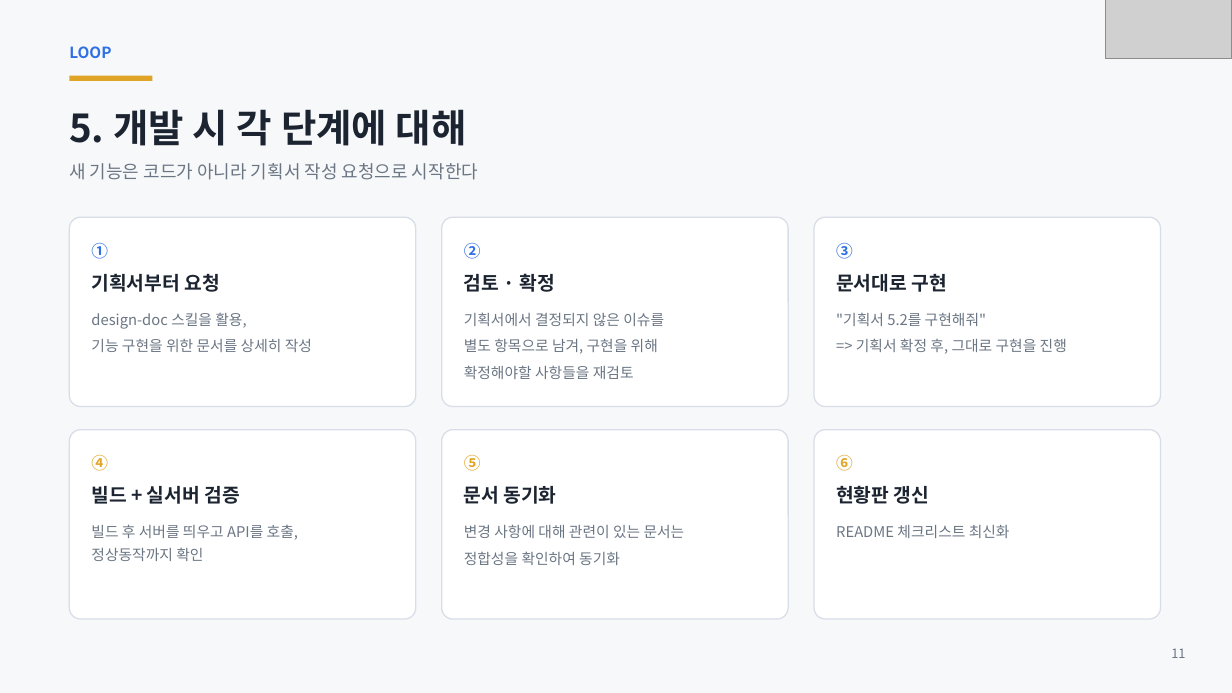
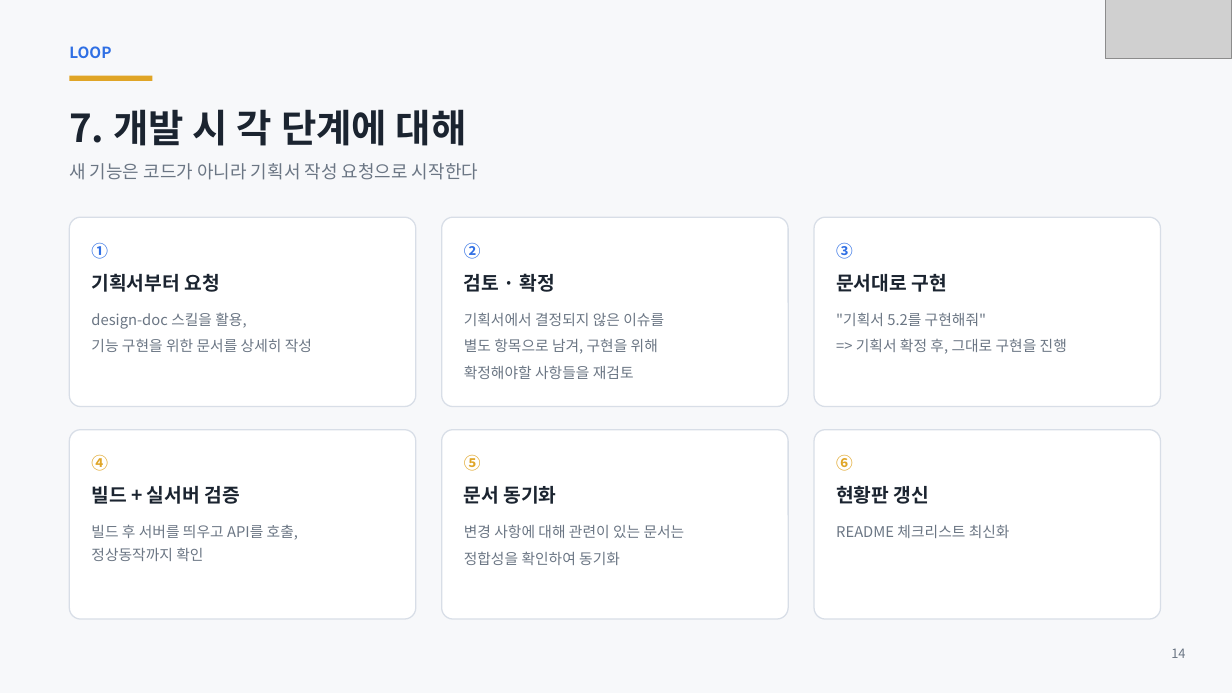
Before and after one commit to ks-wook/com2us-taskbar-hero, a slide deck: slide 14 of docs/com2us-taskbar-hero-발표자료.pptx (slide 11 before the commit). Drawn at 1232x693 pixels with LibreOffice and Linux fonts; fonts in the diff are those of the drawing; grey boxes stand for pictures. Boxes give left, top, right and bottom in pixels: in the first picture for what was removed or moved away, otherwise in the second. Text is boxed around its words. In the diff, an @@ line names an element or a change of style, - is before the commit and + after.

```diff
--- a/docs/com2us-taskbar-hero-발표자료.pptx
+++ b/docs/com2us-taskbar-hero-발표자료.pptx
@@ text at bbox=[69, 109, 467, 146]: text changed @@
-5. 개발 시 각 단계에 대해
+7. 개발 시 각 단계에 대해
@@ text at bbox=[1171, 648, 1185, 658]: text changed @@
-11
+14
```
Also in this commit, not shown: 32 other slides changed, 5 slides added, 3 slides removed.
